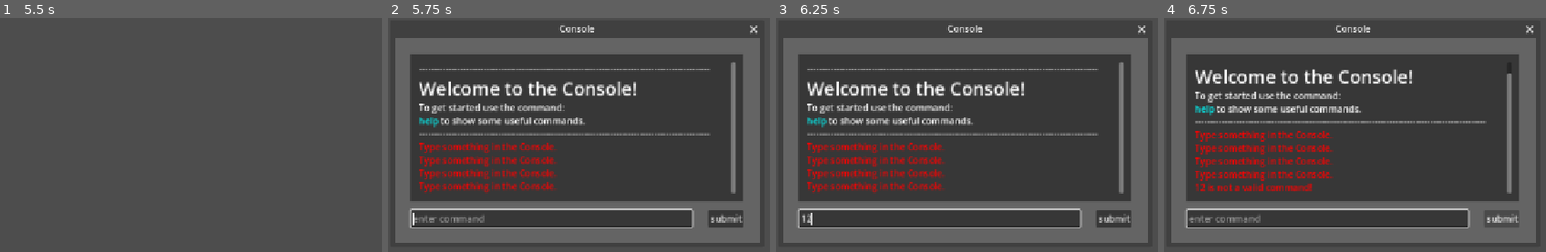
Above: before the commit, frames 1-4 (left to right).
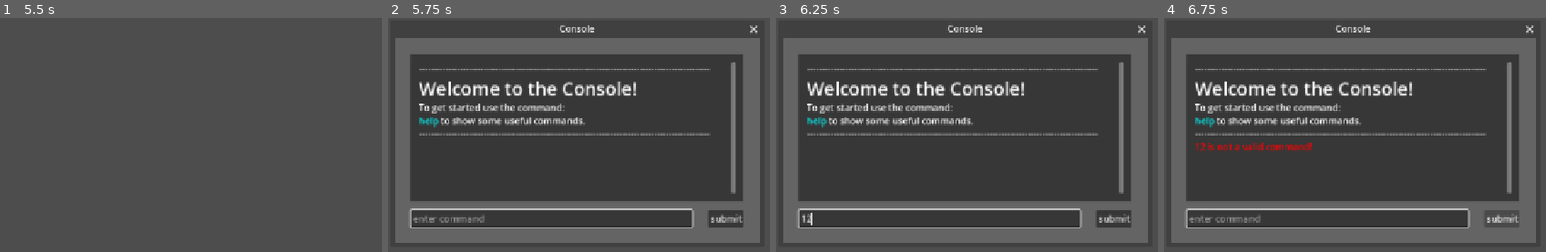
Above: after the commit, the same moments.

Repository: Linkerpink/Developer-Console-GD
Game: Godot game, scene res://console/console_test_scene.tscn
Two runs of this game, one before a commit and one after it. Both use one fixed random seed, a clock stepped at 60 frames per second and the inputs below. The engine's default icon, where the game draws it, is replaced by a stand-in: a white triangle on a blue panel in a dark square.
Inputs (mouse positions are in pixels of both pictures, inside the frame that each line leads up to):
- Up to frame 1 (5.5 s): tap Enter (console_enter) at 0.5, 2, 3.5, 4.9 s; hold Up (ui_text_caret_up) 0.53-1.28 s; tap Tab (ui_text_indent) every 0.75 s from 0.6 to 5.1 s; tap Space at 1.25, 2.75, 4.25 s; hold Down (ui_down) 1.28-2.03 s; hold Up (ui_text_caret_up) 2.03-3.53 s; hold Down (ui_down) from 3.53 s (still down); tap Escape (console_close) at 4.15 s
- Up to frame 2 (5.75 s): keep holding Down (ui_down); tap ` (console_open) at 5.65 s
- Up to frame 3 (6.25 s): release Down (ui_down) at 5.75 s; click (940, 219) at 5.77 s; type "12" at 5.85 s
- Up to frame 4 (6.75 s): click "submit" at 6.5 s

Frame 1 is identical in both runs. In frame 2, 3.3% of the frame differs, in the area x 6-45%, y 53-89%; in frame 3, 3.3%; in frame 4, 11%, in the area x 8-92%, y 18-75%.

Commit message:
autocomplete & sending commands now only works when console is open

Diff:
--- a/console/assets/console.gd
+++ b/console/assets/console.gd
@@ -54,20 +54,21 @@
 	if Input.is_action_just_pressed("console_close"):
 		_close_console()
 
-	if Input.is_action_just_pressed("console_enter"):
-		_submit_to_console()
-
-	if Input.is_action_just_pressed("ui_text_caret_up"):
-		set_caret_pos_to_text_length()
-
-	if Input.is_action_just_pressed("ui_text_caret_down"):
-		set_caret_pos_to_text_length()
-
-	if Input.is_action_just_pressed("console_type_keys") and console_window.visible:
-		_check_auto_complete()
-
-	if Input.is_action_just_pressed("ui_text_indent") and console_window.visible:
-		_auto_complete()
+	if open:
+		if Input.is_action_just_pressed("console_enter"):
+			_submit_to_console()
+
+		if Input.is_action_just_pressed("ui_text_caret_up"):
+			set_caret_pos_to_text_length()
+
+		if Input.is_action_just_pressed("ui_text_caret_down"):
+			set_caret_pos_to_text_length()
+
+		if Input.is_action_just_pressed("console_type_keys") and console_window.visible:
+			_check_auto_complete()
+
+		if Input.is_action_just_pressed("ui_text_indent") and console_window.visible:
+			_auto_complete()
 
 
 #region Common Console Functions
